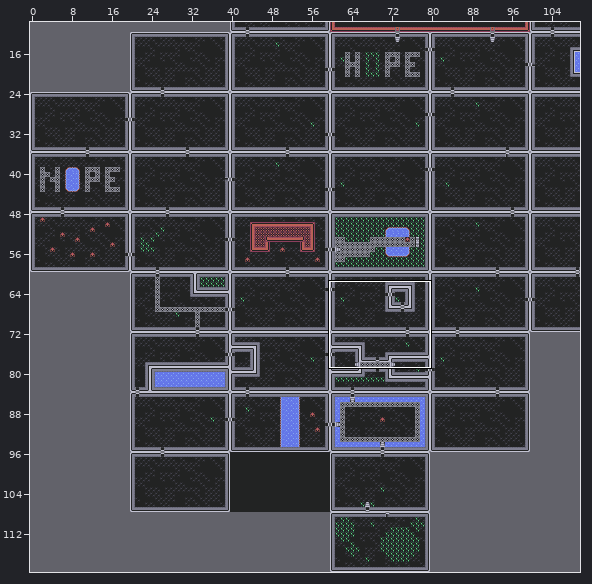
A Tiled map (JSON) gets an edit: assets/tilemaps/map.json. The picture above shows the old version from afar; the outline marks the close-up.
Close-up. Before the commit:
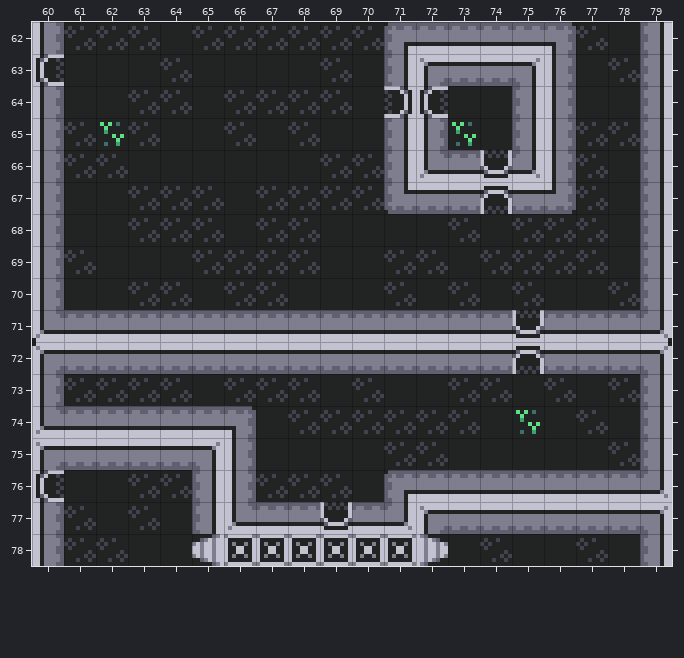
Cells are 8x8 px. Shown: x 60..79, y 62..78. The commit also changed other parts of the map, which this record leaves out.
Now the later version:
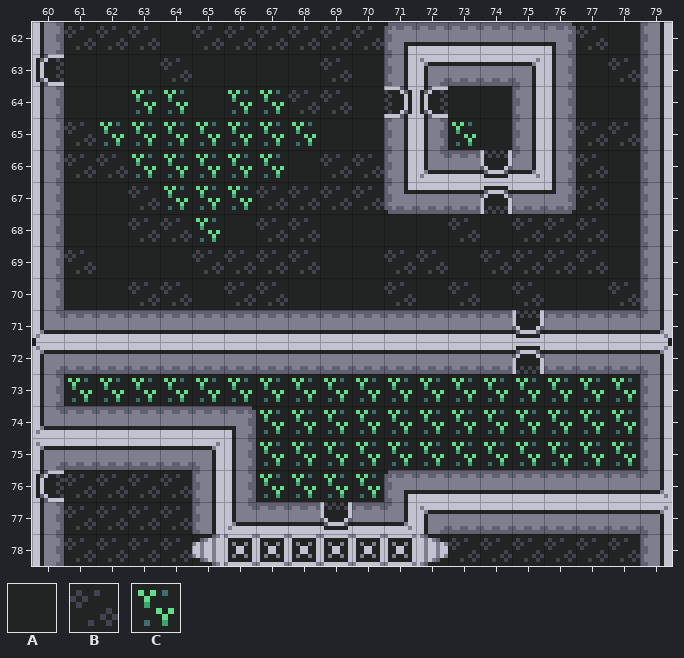
Key: from "tileset": A 9, B 17, C 18.
_ is an empty cell.
What changed:
Layer "map":
y 64: x 63..64 BB -> CC; x 66..67 BB -> CC
y 65: x 63..68 BAABAB -> CCCCCC
y 66: x 63..67 AAAAA -> CCCCC
y 67: x 64..66 BBA -> CCC
y 68: x 65 B -> C
y 73: x 61..78 BBBBABBBABAABBABAB -> CCCCCCCCCCCCCCCCCC
y 74: x 67..74 ABBBBBBA -> CCCCCCCC; x 76..78 ABA -> CCC
y 75: x 67..78 AAAABBAAAAAB -> CCCCCCCCCCCC
y 76: x 61..62 AA -> BB; x 67..70 BBBA -> CCCC
y 77: x 62 A -> B; x 64 A -> B
y 78: x 63..64 AA -> BB; x 73 A -> B; x 75..76 AA -> BB; x 78 A -> B
Boxes around the changes in both close-ups, in picture pixels (x1, y1, x2, y2):
changed: (128, 90, 320, 242)
changed: (64, 378, 640, 562)
